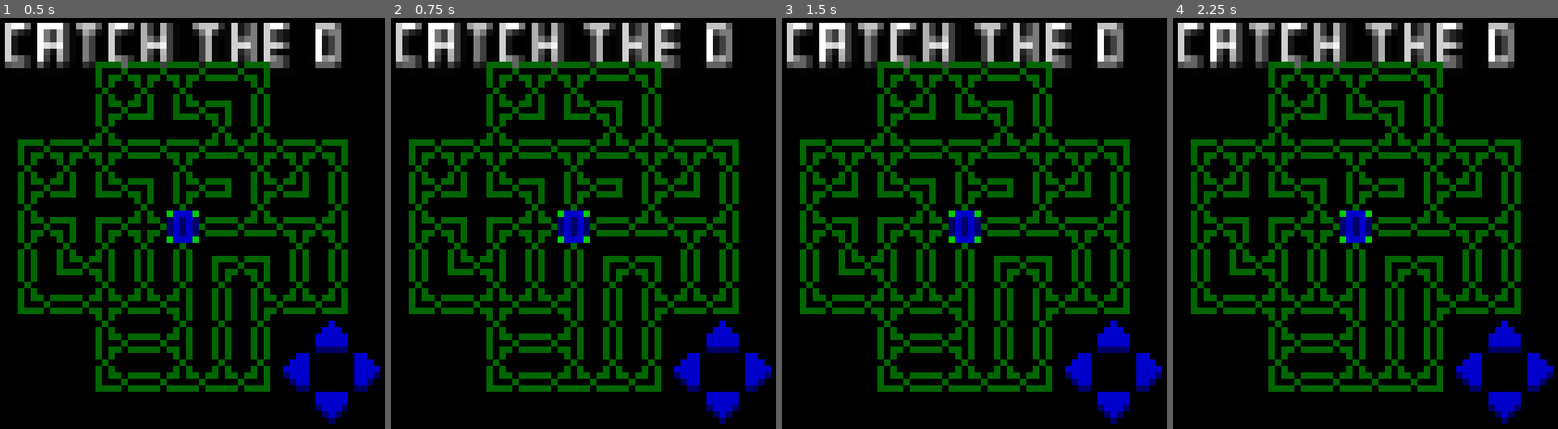
Above: before the commit, frames 1-4 (left to right).
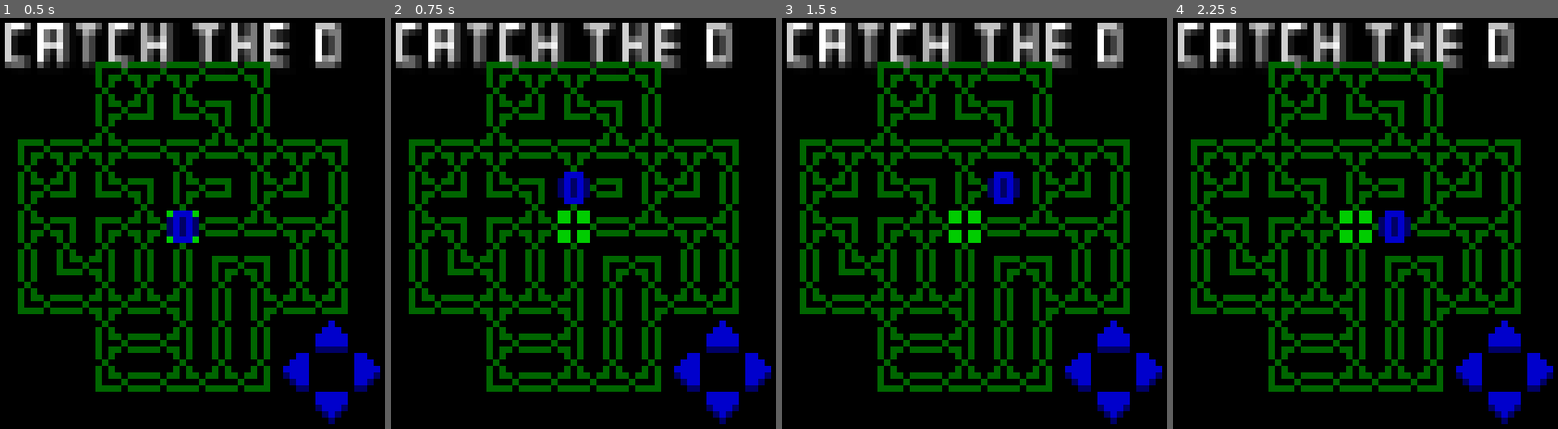
Above: after the commit, the same moments.

Repository: kosinaz/init
Game: Godot game, scene res://scenes/ingame.tscn
Same seed, same stepped clock (60 frames per second), same inputs: the game is played once before the commit and once after it.
Inputs (mouse positions are in pixels of both pictures, inside the frame that each line leads up to):
- Up to frame 1 (0.5 s): no input
- Up to frame 2 (0.75 s): click (718, 338) at 0.5 s
- Up to frame 3 (1.5 s): click (1143, 371) at 1.25 s
- Up to frame 4 (2.25 s): click (1500, 404) at 2 s

Frame 1 is identical in both runs. In frame 2, 1.1% of the frame differs, in the area x 43-52%, y 37-55%; in frame 3, 1.1%; in frame 4, 1.1%.

Commit message:
add movement

Diff:
--- /dev/null
+++ b/scenes/ingame.gd
@@ -0,0 +1,27 @@
+extends Control
+
+
+# Called when the node enters the scene tree for the first time.
+func _ready():
+	pass # Replace with function body.
+
+
+# Called every frame. 'delta' is the elapsed time since the previous frame.
+func _process(delta):
+	pass
+
+
+func _on_up_pressed():
+	$%Agent.position.y -= 6
+
+
+func _on_right_pressed():
+	$%Agent.position.x += 6
+
+
+func _on_down_pressed():
+	$%Agent.position.y += 6
+
+
+func _on_left_pressed():
+	$%Agent.position.x -= 6
--- a/scenes/ingame.tscn
+++ b/scenes/ingame.tscn
@@ -1,5 +1,6 @@
-[gd_scene load_steps=15 format=3 uid="uid://w44cm6hh1enj"]
-
+[gd_scene load_steps=24 format=3 uid="uid://w44cm6hh1enj"]
+
+[ext_resource type="Script" path="res://scenes/ingame.gd" id="1_6b4w2"]
 [ext_resource type="Texture2D" uid="uid://35uxn1q7vkre" path="res://assets/tileset.png" id="1_bbdyi"]
 [ext_resource type="FontFile" uid="uid://bqqvjjmeto3q6" path="res://assets/font.fnt" id="1_ownme"]
 [ext_resource type="PackedScene" uid="uid://pbusfkam5ddg" path="res://scenes/agent.tscn" id="2_hbisj"]
@@ -180,6 +181,13 @@
 terrain_set_0/terrain_0/color = Color(0.501961, 0.345098, 0.25098, 1)
 sources/0 = SubResource("TileSetAtlasSource_pyj64")
 
+[sub_resource type="InputEventKey" id="InputEventKey_y6ila"]
+device = -1
+keycode = 4194320
+
+[sub_resource type="Shortcut" id="Shortcut_xscsi"]
+events = [SubResource("InputEventKey_y6ila")]
+
 [sub_resource type="AtlasTexture" id="AtlasTexture_vpg6w"]
 atlas = ExtResource("1_bbdyi")
 region = Rect2(12, 48, 6, 6)
@@ -188,6 +196,13 @@
 atlas = ExtResource("1_bbdyi")
 region = Rect2(24, 48, 6, 6)
 
+[sub_resource type="InputEventKey" id="InputEventKey_b6siy"]
+device = -1
+keycode = 4194321
+
+[sub_resource type="Shortcut" id="Shortcut_xup8c"]
+events = [SubResource("InputEventKey_b6siy")]
+
 [sub_resource type="AtlasTexture" id="AtlasTexture_px42i"]
 atlas = ExtResource("1_bbdyi")
 region = Rect2(18, 48, 6, 6)
@@ -196,6 +211,13 @@
 atlas = ExtResource("1_bbdyi")
 region = Rect2(30, 48, 6, 6)
 
+[sub_resource type="InputEventKey" id="InputEventKey_dpnr5"]
+device = -1
+keycode = 4194322
+
+[sub_resource type="Shortcut" id="Shortcut_peukx"]
+events = [SubResource("InputEventKey_dpnr5")]
+
 [sub_resource type="AtlasTexture" id="AtlasTexture_wct1m"]
 atlas = ExtResource("1_bbdyi")
 region = Rect2(18, 54, 6, 6)
@@ -203,6 +225,13 @@
 [sub_resource type="AtlasTexture" id="AtlasTexture_oiirr"]
 atlas = ExtResource("1_bbdyi")
 region = Rect2(30, 54, 6, 6)
+
+[sub_resource type="InputEventKey" id="InputEventKey_iho5e"]
+device = -1
+keycode = 4194319
+
+[sub_resource type="Shortcut" id="Shortcut_ics7s"]
+events = [SubResource("InputEventKey_iho5e")]
 
 [sub_resource type="AtlasTexture" id="AtlasTexture_k78ly"]
 atlas = ExtResource("1_bbdyi")
@@ -219,6 +248,7 @@
 anchor_bottom = 1.0
 grow_horizontal = 2
 grow_vertical = 2
+script = ExtResource("1_6b4w2")
 
 [node name="TextContainer" type="MarginContainer" parent="."]
 layout_mode = 1
@@ -258,6 +288,7 @@
 layer_0/tile_data = PackedInt32Array(131073, 327680, 4, 65538, 262144, 4, 196608, 262144, 4, 131074, 65536, 4, 262144,  …(1077 unchanged characters)…
 
 [node name="Agent" parent="MapContainer" instance=ExtResource("2_hbisj")]
+unique_name_in_owner = true
 position = Vector2(27, 27)
 
 [node name="ButtonContainer" type="MarginContainer" parent="."]
@@ -280,6 +311,7 @@
 layout_mode = 2
 size_flags_horizontal = 4
 size_flags_vertical = 0
+shortcut = SubResource("Shortcut_xscsi")
 texture_normal = SubResource("AtlasTexture_vpg6w")
 texture_pressed = SubResource("AtlasTexture_wu2su")
 
@@ -287,6 +319,7 @@
 layout_mode = 2
 size_flags_horizontal = 8
 size_flags_vertical = 4
+shortcut = SubResource("Shortcut_xup8c")
 texture_normal = SubResource("AtlasTexture_px42i")
 texture_pressed = SubResource("AtlasTexture_l7xy4")
 
@@ -294,6 +327,7 @@
 layout_mode = 2
 size_flags_horizontal = 4
 size_flags_vertical = 8
+shortcut = SubResource("Shortcut_peukx")
 texture_normal = SubResource("AtlasTexture_wct1m")
 texture_pressed = SubResource("AtlasTexture_oiirr")
 
@@ -301,5 +335,11 @@
 layout_mode = 2
 size_flags_horizontal = 0
 size_flags_vertical = 4
+shortcut = SubResource("Shortcut_ics7s")
 texture_normal = SubResource("AtlasTexture_k78ly")
 texture_pressed = SubResource("AtlasTexture_se6w7")
+
+[connection signal="pressed" from="ButtonContainer/Up" to="." method="_on_up_pressed"]
+[connection signal="pressed" from="ButtonContainer/Right" to="." method="_on_right_pressed"]
+[connection signal="pressed" from="ButtonContainer/Down" to="." method="_on_down_pressed"]
+[connection signal="pressed" from="ButtonContainer/Left" to="." method="_on_left_pressed"]
